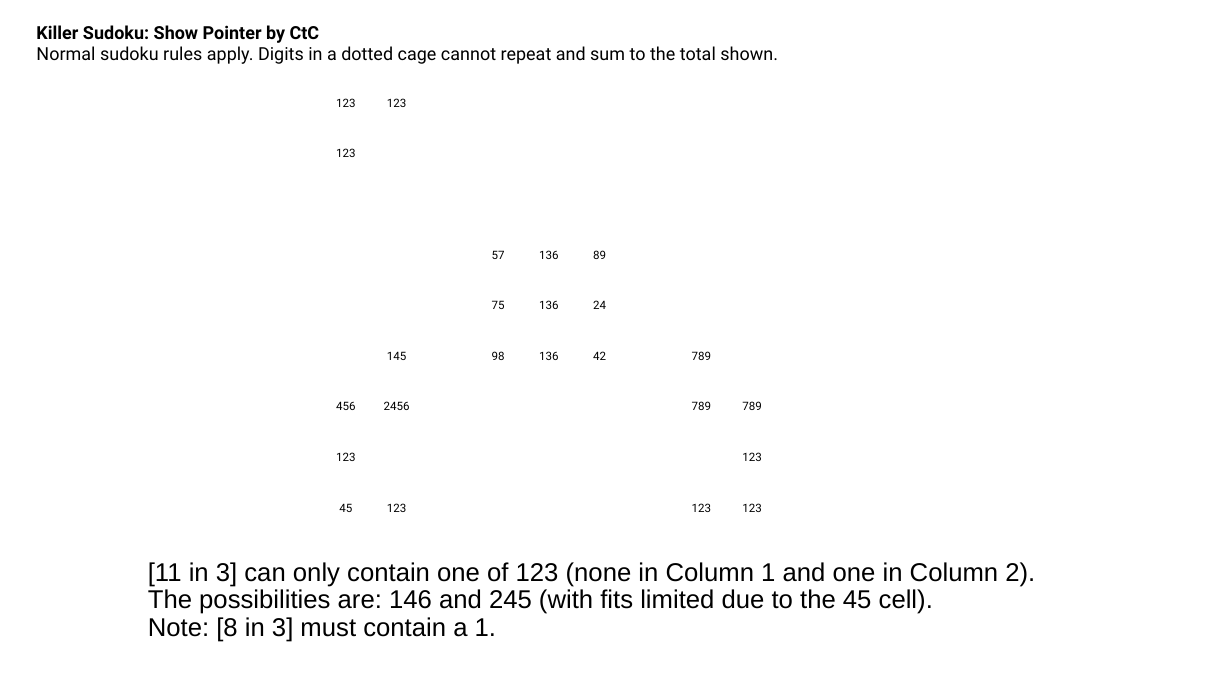
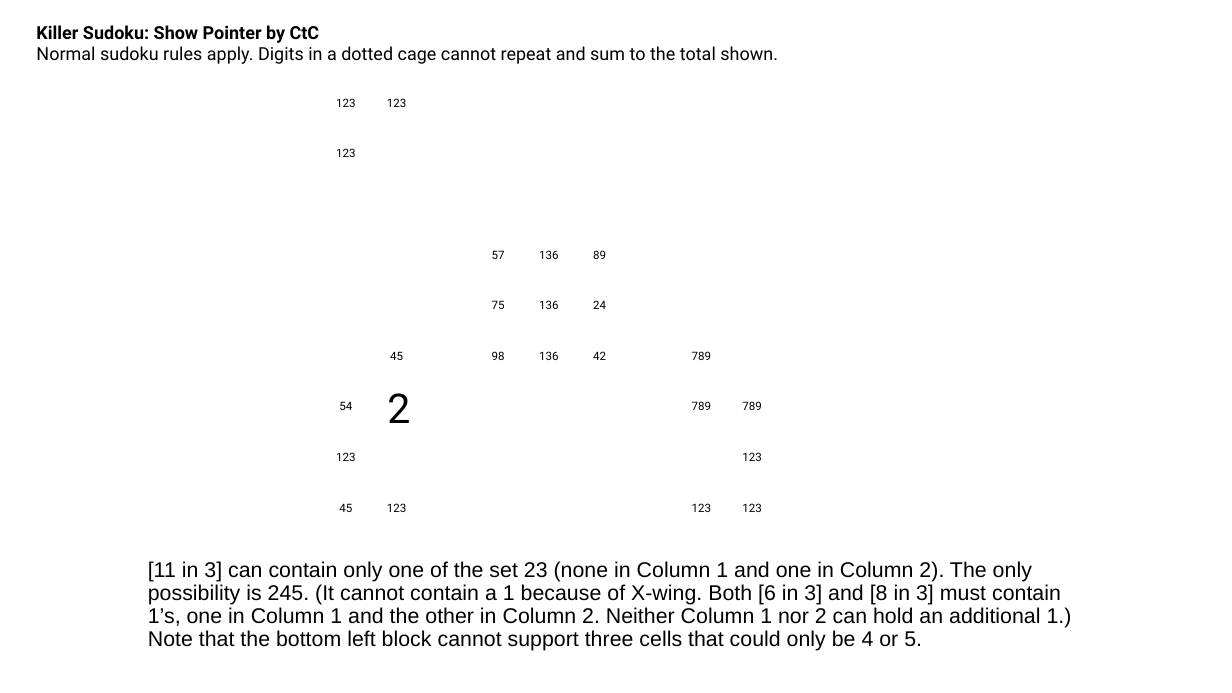
Before and after one commit to jhardis/WSJ_Number_Puzzles, a slide deck: slide 6 of 20261031_1.pptx. Drawn at 1232x693 pixels with LibreOffice and Linux fonts; fonts in the diff are those of the drawing; background and template pictures are left out. Boxes give left, top, right and bottom in pixels: in the first picture for what was removed or moved away, otherwise in the second. Text is boxed around its words. In the diff, an @@ line names an element or a change of style, - is before the commit and + after.

```diff
--- a/20261031_1.pptx
+++ b/20261031_1.pptx
@@ text at [390, 351, 403, 360]: text changed @@
-145
+45
@@ text at [339, 401, 352, 410]: text changed @@
-456
+54
@@ text removed at [384, 401, 410, 410] @@
-2456
@@ text added at [387, 393, 410, 423], 32 pt, text #000000 @@
+2
@@ text at [148, 561, 1072, 651]: text changed; size 20 to 16.6 pt @@
-[11 in 3] can only contain one of 123 (none in Column 1 and one in Column 2). The possibilities are: 146 and 245 (with fits limited due to the 45 cell).
-Note: [8 in 3] must contain a 1.
+[11 in 3] can contain only one of the set 23 (none in Column 1 and one in Column 2). The only possibility is 245. (It cannot contain a 1 because of X-wing. Both [6 in 3] and [8 in 3] must contain 1’s, one in Column 1 and the other in Column 2. Neither Column 1 nor 2 can hold an additional 1.) Note that the bottom left block cannot support three cells that could only be 4 or 5.
```
Also in this commit, not shown: 38 other slides changed, 1 slide added, 11 slides removed.
